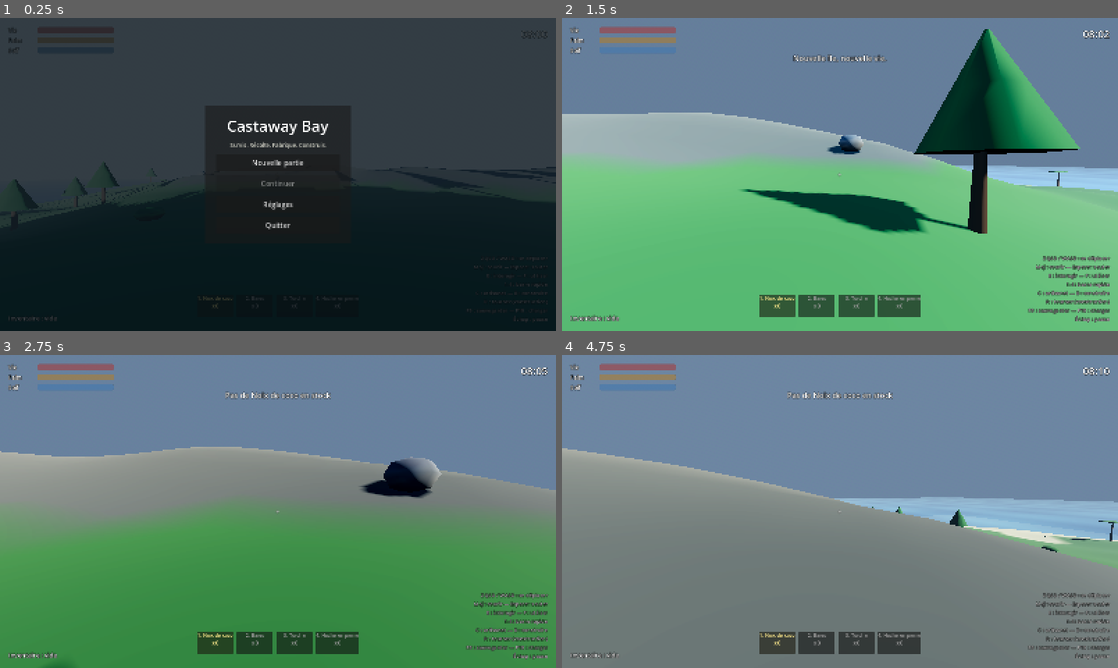
Above: before the commit, frames 1-4 (two rows, left to right).
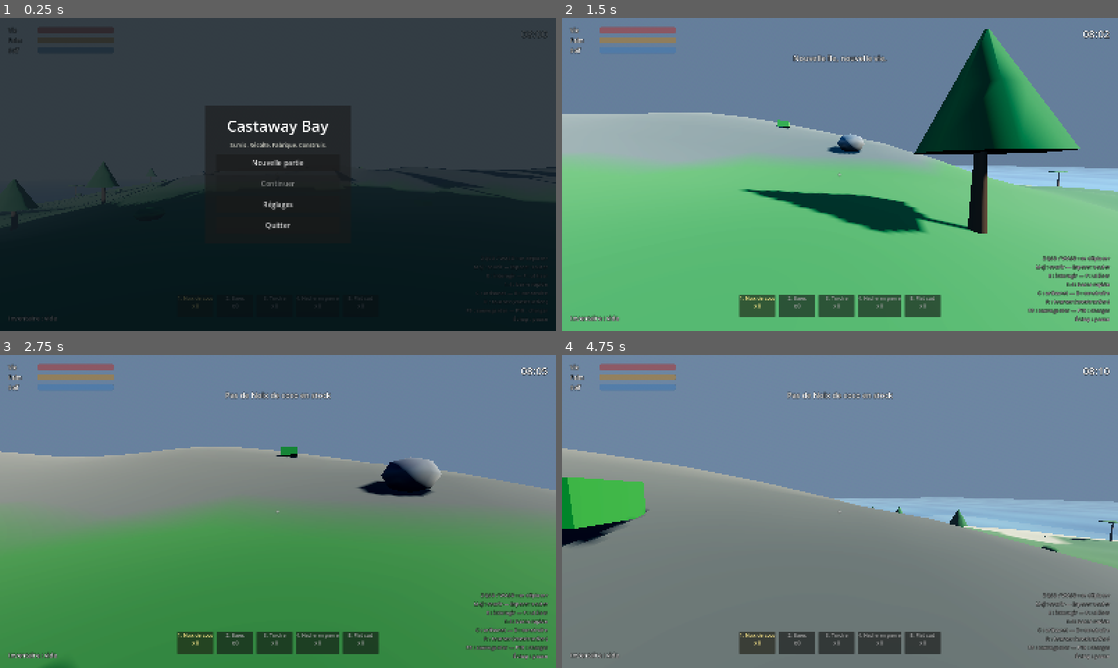
Above: after the commit, the same moments.

Repository: WinnyKing57/castaway-bay
Game: Godot game, scene res://main.tscn
Same seed, same stepped clock (60 frames per second), same inputs: the game is played once before the commit and once after it.
Inputs (mouse positions are in pixels of both pictures, inside the frame that each line leads up to):
- Up to frame 1 (0.25 s): no input
- Up to frame 2 (1.5 s): click "Nouvelle partie" at 0.5 s; tap Enter (ui_accept) at 1.25 s; move the mouse to (867, 174) at 1.27 s; hold W (move_forward) from 1.28 s (still down); hold E (interact) from 1.28 s (still down); click (867, 174) at 1.42 s
- Up to frame 3 (2.75 s): keep holding W (move_forward); tap Space (jump) at 1.52, 2.27 s; tap F (use_item) at 1.55, 2.1 s; move the mouse to (250, 511) at 2.02 s; release E (interact) at 2.03 s; tap E (interact) at 2.3 s
- Up to frame 4 (4.75 s): keep holding W (move_forward); move the mouse to (851, 505) at 2.77 s; hold E (interact) 2.78-3.53 s; tap F (use_item) at 3.05, 4.55 s; move the mouse to (834, 517) at 3.52 s; tap R (rotate_build) at 3.6 s; click (834, 517) at 3.67 s; tap Space (jump) at 3.77, 4.52 s; tap E (interact) at 3.8 s; move the mouse to (878, 514) at 4.27 s; hold Shift (sprint) from 4.28 s (still down)

The runs differ from the first frame. In frame 1, 0.1% of the frame differs, in the area x 11-67%, y 47-93%; in frame 2, 1.2%; in frame 3, 1.3%; in frame 4, 3.6%, in the area x 0-69%, y 39-96%.

Commit message:
Bateau, cultures, cuisine, fatigue, générateur : implémentations gameplay

Diff:
--- a/autoload/game_state.gd
+++ b/autoload/game_state.gd
@@ -16,7 +16,7 @@
 const SAVE_VERSION := 1
 
 ## Objets accessibles depuis la barre rapide (touches 1 à 4).
-var hotbar_items: Array[String] = ["coconut", "berry", "torch", "stone_axe"]
+var hotbar_items: Array[String] = ["coconut", "berry", "torch", "stone_axe", "cooked"]
 var hotbar_index := 0
 
 ## item_id -> quantité
@@ -26,6 +26,7 @@
 	"health": 100.0,
 	"hunger": 100.0,
 	"thirst": 100.0,
+	"fatigue": 100.0,
 }
 
 ## Secondes écoulées depuis minuit dans le monde du jeu.
@@ -35,6 +36,9 @@
 var world_seed := 0
 
 var is_dead := false
+
+## Station de fabrication en cours (ex. "campfire" pour la cuisine).
+var craft_station := ""
 
 
 func _process(delta: float) -> void:
@@ -53,6 +57,14 @@
 		# Récupération lente quand on est rassasié et hydraté.
 		stats.health = minf(100.0, stats.health + delta * 0.6)
 
+	# Fatigue : baisse avec l'activité, se restaure au repos.
+	stats.fatigue = maxf(0.0, stats.fatigue - delta * 0.015)
+	if stats.fatigue >= 100.0 and stats.health > 0.0 and stats.hunger > 60.0 and stats.thirst > 60.0:
+		stats.fatigue = minf(100.0, stats.fatigue + delta * 0.05)
+
+	if stats.fatigue <= 0.0:
+		stats.health = maxf(0.0, stats.health - delta * 0.5)
+
 	if stats.health <= 0.0:
 		is_dead = true
 		died.emit()
@@ -137,6 +149,7 @@
 	stats.hunger = minf(100.0, stats.hunger + data.hunger_restore)
 	stats.thirst = minf(100.0, stats.thirst + data.thirst_restore)
 	stats.health = minf(100.0, stats.health + data.health_restore)
+	stats.fatigue = minf(100.0, stats.fatigue + data.fatigue_restore)
 	remove_item(item_id, 1)
 	Sfx.play_ui("eat")
 	notify("Consommé : %s" % data.display_name)
@@ -146,7 +159,11 @@
 # --- Artisanat --------------------------------------------------------------
 
 func can_craft(recipe: RecipeData) -> bool:
-	return recipe != null and has_items(recipe.inputs)
+	if recipe == null:
+		return false
+	if not recipe.required_station.is_empty() and craft_station != recipe.required_station:
+		return false
+	return has_items(recipe.inputs)
 
 
 func craft(recipe: RecipeData) -> bool:
@@ -163,7 +180,7 @@
 # --- Mort / renaissance -----------------------------------------------------
 
 func respawn() -> void:
-	stats = {"health": 60.0, "hunger": 60.0, "thirst": 60.0}
+	stats = {"health": 60.0, "hunger": 60.0, "thirst": 60.0, "fatigue": 60.0}
 	is_dead = false
 	inventory_changed.emit()
 
@@ -177,7 +194,7 @@
 ## Remet la partie à zéro (nouvelle partie).
 func reset() -> void:
 	inventory.clear()
-	stats = {"health": 100.0, "hunger": 100.0, "thirst": 100.0}
+	stats = {"health": 100.0, "hunger": 100.0, "thirst": 100.0, "fatigue": 100.0}
 	world_time = 8.0 * 3600.0
 	hotbar_index = 0
 	is_dead = false
--- a/autoload/sfx.gd
+++ b/autoload/sfx.gd
@@ -42,6 +42,9 @@
 	_streams["splash"] = _make_splash()
 	_streams["death"] = _make_death()
 	_streams["ui"] = _make_ui()
+
+	# Applique le volume général (réglages persistants) dès le démarrage.
+	AudioServer.set_bus_volume_db(0, linear_to_db(maxf(Settings.master_volume, 0.0001)))
 
 
 func get_stream(sound: String) -> AudioStream:
--- a/data/buildable_data.gd
+++ b/data/buildable_data.gd
@@ -9,8 +9,8 @@
 @export var display_name: String = ""
 @export_multiline var description: String = ""
 
-## foundation | wall | campfire
-@export_enum("foundation", "wall", "campfire") var kind: String = "foundation"
+## foundation | wall | campfire | chest | door | roof | window | furnace | tent | bed
+@export_enum("foundation", "wall", "campfire", "chest", "door", "roof", "window", "furnace", "tent", "bed", "generator") var kind: String = "foundation"
 
 ## item_id -> quantité consommée à la pose
 @export var costs: Dictionary = {}
--- /dev/null
+++ b/data/buildables/bed.tres
@@ -0,0 +1,15 @@
+[gd_resource type="Resource" script_class="BuildableData" load_steps=2 format=3]
+
+[ext_resource type="Script" path="res://data/buildable_data.gd" id="1_buildable"]
+
+[resource]
+script = ExtResource("1_buildable")
+id = "bed"
+display_name = "Lit"
+description = "Un lit simple pour récupérer la fatigue."
+kind = "bed"
+costs = {
+"wood": 4,
+"fiber": 2
+}
+grid_size = 1
--- /dev/null
+++ b/data/buildables/furnace.tres
@@ -0,0 +1,15 @@
+[gd_resource type="Resource" script_class="BuildableData" load_steps=2 format=3]
+
+[ext_resource type="Script" path="res://data/buildable_data.gd" id="1_buildable"]
+
+[resource]
+script = ExtResource("1_buildable")
+id = "furnace"
+display_name = "Four"
+description = "Un four de cuisson et de fusion."
+kind = "furnace"
+costs = {
+"stone": 8,
+"wood": 6
+}
+grid_size = 1
--- /dev/null
+++ b/data/buildables/generator.tres
@@ -0,0 +1,15 @@
+[gd_resource type="Resource" script_class="BuildableData" load_steps=2 format=3]
+
+[ext_resource type="Script" path="res://data/buildable_data.gd" id="1_buildable"]
+
+[resource]
+script = ExtResource("1_buildable")
+id = "generator"
+display_name = "Générateur"
+description = "Un générateur qui alimente les constructions et l'éclairage."
+kind = "generator"
+costs = {
+"wood": 4,
+"stone": 2
+}
+grid_size = 1
--- /dev/null
+++ b/data/buildables/tent.tres
@@ -0,0 +1,15 @@
+[gd_resource type="Resource" script_class="BuildableData" load_steps=2 format=3]
+
+[ext_resource type="Script" path="res://data/buildable_data.gd" id="1_buildable"]
+
+[resource]
+script = ExtResource("1_buildable")
+id = "tent"
+display_name = "Tente"
+description = "Une tente de fortune pour se protéger de la nuit."
+kind = "tent"
+costs = {
+"wood": 8,
+"fiber": 4
+}
+grid_size = 1
--- a/data/item_data.gd
+++ b/data/item_data.gd
@@ -23,3 +23,4 @@
 @export var hunger_restore: float = 0.0
 @export var thirst_restore: float = 0.0
 @export var health_restore: float = 0.0
+@export var fatigue_restore: float = 0.0
--- /dev/null
+++ b/data/items/cloth.tres
@@ -0,0 +1,11 @@
+[gd_resource type="Resource" script_class="ItemData" load_steps=2 format=3]
+
+[ext_resource type="Script" path="res://data/item_data.gd" id="1_item"]
+
+[resource]
+script = ExtResource("1_item")
+id = "cloth"
+display_name = "Tissu"
+description = "Tissu récupéré, utilisé pour le rangement, les outils et les vêtements."
+category = "outil"
+max_stack = 99
--- /dev/null
+++ b/data/items/cooked.tres
@@ -0,0 +1,16 @@
+[gd_resource type="Resource" script_class="ItemData" load_steps=2 format=3]
+
+[ext_resource type="Script" path="res://data/item_data.gd" id="1_item"]
+
+[resource]
+script = ExtResource("1_item")
+id = "cooked"
+display_name = "Plat cuit"
+description = "Plat chaud préparé à partir d'ingrédients frais."
+category = "nourriture"
+max_stack = 10
+is_consumable = true
+hunger_restore = 35.0
+thirst_restore = 5.0
+health_restore = 5.0
+fatigue_restore = 8.0
--- /dev/null
+++ b/data/items/electronics.tres
@@ -0,0 +1,12 @@
+[gd_resource type="Resource" script_class="ItemData" load_steps=2 format=3]
+
+[ext_resource type="Script" path="res://data/item_data.gd" id="1_item"]
+
+[resource]
+script = ExtResource("1_item")
+id = "electronics"
+display_name = "Électronique"
+description = "Composants électroniques pour ateliers et réparations avancées."
+category = "outil"
+max_stack = 50
+value = 60
--- /dev/null
+++ b/data/items/fuel.tres
@@ -0,0 +1,12 @@
+[gd_resource type="Resource" script_class="ItemData" load_steps=2 format=3]
+
+[ext_resource type="Script" path="res://data/item_data.gd" id="1_item"]
+
+[resource]
+script = ExtResource("1_item")
+id = "fuel"
+display_name = "Carburant"
+description = "Bouteille de carburant pour le bateau."
+category = "divers"
+max_stack = 10
+value = 15
--- /dev/null
+++ b/data/items/meat.tres
@@ -0,0 +1,14 @@
+[gd_resource type="Resource" script_class="ItemData" load_steps=2 format=3]
+
+[ext_resource type="Script" path="res://data/item_data.gd" id="1_item"]
+
+[resource]
+script = ExtResource("1_item")
+id = "meat"
+display_name = "Viande"
+description = "Viande fraîche cueillie à la chasse."
+category = "nourriture"
+max_stack = 10
+is_consumable = true
+hunger_restore = 30.0
+thirst_restore = 2.0
--- /dev/null
+++ b/data/items/metal.tres
@@ -0,0 +1,12 @@
+[gd_resource type="Resource" script_class="ItemData" load_steps=2 format=3]
+
+[ext_resource type="Script" path="res://data/item_data.gd" id="1_item"]
+
+[resource]
+script = ExtResource("1_item")
+id = "metal"
+display_name = "Métal"
+description = "Minerai de fer récupéré sur l'île, utilisé pour réparer le bateau."
+category = "ressource"
+max_stack = 99
+value = 25
--- /dev/null
+++ b/data/recipes/cooked.tres
@@ -0,0 +1,18 @@
+[gd_resource type="Resource" script_class="RecipeData" load_steps=2 format=3]
+
+[ext_resource type="Script" path="res://data/recipe_data.gd" id="1_recipe"]
+
+[resource]
+script = ExtResource("1_recipe")
+id = "cooked"
+display_name = "Ragoût"
+description = "Un ragoût mijoté de viande et de baies."
+inputs = {
+"meat": 2,
+"berry": 2
+}
+outputs = {
+"cooked": 1
+}
+craft_time = 8.0
+required_station = "campfire"
--- a/player/player.gd
+++ b/player/player.gd
@@ -37,6 +37,7 @@
 var _torch_light: OmniLight3D
 var _swimming := false
 var _step_timer := 0.0
+var _in_boat := false
 
 
 func _ready() -> void:
@@ -87,6 +88,8 @@
 
 
 func _physics_process(delta: float) -> void:
+	if _in_boat:
+		return
 	var was_swimming := _swimming
 	# Hystérésis : on entre dans l'eau plus profond qu'on n'en sort.
 	var depth := WATER_LEVEL - global_position.y
@@ -129,6 +132,14 @@
 
 
 ## Vrai quand le joueur nage (l'eau lui arrive au-dessus de la taille).
+func enter_boat() -> void:
+	_in_boat = true
+
+
+func exit_boat() -> void:
+	_in_boat = false
+
+
 func is_swimming() -> bool:
 	return _swimming
 
--- a/systems/construction.gd
+++ b/systems/construction.gd
@@ -133,6 +133,8 @@
 	var cell := Vector2i(floori(position.x), floori(position.z))
 	_spawn(data.kind, data.id, position, _ghost.rotation.y)
 	_occupied[_cell_key(data.kind, cell)] = true
+	if data.kind == "campfire" or data.kind == "furnace":
+		GameState.craft_station = "campfire" if data.kind == "campfire" else "furnace"
 	Sfx.play("build", position)
 	GameState.notify("Construit : %s" % data.display_name)
 
--- /dev/null
+++ b/world/boat.gd
@@ -0,0 +1,88 @@
+class_name Boat
+extends CharacterBody3D
+## Bateau du portage d'Ocean Is Home : locomotion sur l'eau.
+##
+## Physique simple : le bateau est propulsé par l'utilisateur via les actions
+## de la barre rapide / de déplacement, et consomme du carburant.
+
+const SPEED := 5.0
+const TURN_SPEED := 2.5
+const FUEL_MAX := 30.0
+const FUEL_PER_ITEM := 30.0
+const FUEL_ITEM_ID := "fuel"
+const METAL_ITEM_ID := "metal"
+
+var fuel := FUEL_MAX
+var metal := 0
+var _controlled := false
+var _player: Node3D = null
+
+
+func _ready() -> void:
+	collision_layer = 1
+	collision_mask = 0
+	var shape := CollisionShape3D.new()
+	var capsule := CapsuleShape3D.new()
+	capsule.radius = 0.9
+	capsule.height = 2.4
+	shape.shape = capsule
+	add_child(shape)
+
+
+func _physics_process(_delta: float) -> void:
+	if not _controlled:
+		velocity = Vector3.ZERO
+		return
+	if global_position.y > 0.0:
+		velocity = Vector3.ZERO
+		return
+	var input := Input.get_vector("move_forward", "move_backward", "move_left", "move_right")
+	var direction := (transform.basis * Vector3(input.x, 0.0, input.y)).normalized()
+	if direction.length() > 0.0 and fuel > 0.0:
+		velocity = direction * SPEED
+		fuel = maxf(0.0, fuel - _delta * 5.0)
+		if fuel <= 0.0 and GameState.get_item_count(FUEL_ITEM_ID) > 0:
+			GameState.remove_item(FUEL_ITEM_ID, 1)
+			fuel = FUEL_MAX
+	else:
+		velocity = Vector3.ZERO
+	move_and_slide()
+	if _player is CharacterBody3D:
+		(_player as CharacterBody3D).velocity = velocity
+
+
+func interact(player: Node) -> void:
+	if not _controlled and fuel <= 0.0 and GameState.get_item_count(METAL_ITEM_ID) > 0:
+		repair()
+		return
+	_controlled = not _controlled
+	_player = player if is_instance_valid(player) else null
+	if not _controlled:
+		if _player is CharacterBody3D:
+			(_player as CharacterBody3D).exit_boat()
+		_player = null
+		return
+	if fuel <= 0.0 and GameState.get_item_count(FUEL_ITEM_ID) <= 0:
+		_controlled = false
+		GameState.notify("Bateau : carburant insuffisant")
+		return
+	if _player is CharacterBody3D:
+		(_player as CharacterBody3D).enter_boat()
+
+
+func get_interaction_prompt() -> String:
+	if not _controlled:
+		if fuel <= 0.0 and GameState.get_item_count(METAL_ITEM_ID) > 0:
+			return "Réparer le bateau"
+		return "Monter à bord"
+	if fuel <= 0.0:
+		return "Pas de carburant"
+	return "Descendre"
+
+
+func repair() -> void:
+	if metal > 0 and GameState.get_item_count(METAL_ITEM_ID) > 0:
+		GameState.remove_item(METAL_ITEM_ID, 1)
+		metal -= 1
+		fuel = FUEL_MAX
+		GameState.notify("Bateau réparé")
--- a/world/buildable.gd
+++ b/world/buildable.gd
@@ -61,6 +61,14 @@
 			_build_chest()
 		"campfire":
 			_build_campfire()
+		"furnace":
+			_build_furnace()
+		"tent":
+			_build_tent()
+		"bed":
+			_build_bed()
+		"generator":
+			_build_generator()
 		_:
 			_build_foundation()
 
@@ -146,6 +154,71 @@
 	_add_collision_box(Vector3(1.0, 0.6, 1.0), Vector3(0.0, 0.3, 0.0))
 
 
+func _build_furnace() -> void:
+	_add_box(Vector3(1.1, 2.2, 0.9), Vector3(0.0, 1.1, 0.0), Color(0.5, 0.48, 0.45))
+	var chimney := MeshInstance3D.new()
+	var chimney_mesh := BoxMesh.new()
+	chimney_mesh.size = Vector3(0.25, 1.6, 0.25)
+	chimney.mesh = chimney_mesh
+	chimney.position = Vector3(0.3, 2.9, 0.0)
+	chimney.material_override = _make_material(Color(0.55, 0.5, 0.42))
+	add_child(chimney)
+	var glow := MeshInstance3D.new()
+	var glow_mesh := SphereMesh.new()
+	glow_mesh.radius = 0.22
+	glow_mesh.height = 0.5
+	glow_mesh.radial_segments = 6
+	glow_mesh.rings = 3
+	glow.mesh = glow_mesh
+	glow.position = Vector3(0.3, 3.4, 0.0)
+	var glow_material := StandardMaterial3D.new()
+	glow_material.albedo_color = Color(1.0, 0.75, 0.45)
+	glow_material.emission_enabled = true
+	glow_material.emission = Color(1.0, 0.6, 0.25)
+	glow_material.emission_energy_multiplier = 4.0
+	glow.material_override = glow_material
+	add_child(glow)
+	_add_collision_box(Vector3(1.1, 2.2, 0.9), Vector3(0.0, 1.1, 0.0))
+
+
+func _build_tent() -> void:
+	var canvas := MeshInstance3D.new()
+	var prism := PrismMesh.new()
+	prism.size = Vector3(2.0, 1.0, 1.6)
+	canvas.mesh = prism
+	canvas.position = Vector3(0.0, 0.9, 0.0)
+	canvas.rotation = Vector3(deg_to_rad(45.0), 0.0, 0.0)
+	canvas.material_override = _make_material(Color(0.6, 0.45, 0.3))
+	add_child(canvas)
+	_add_collision_box(Vector3(2.0, 1.0, 1.6), Vector3(0.0, 0.5, 0.0))
+
+
+func _build_bed() -> void:
+	_add_box(Vector3(1.8, 0.35, 0.6), Vector3(0.0, 0.35, 0.0), Color(0.42, 0.3, 0.2))
+	_add_box(Vector3(1.7, 0.25, 0.5), Vector3(0.0, 0.7, 0.0), Color(0.75, 0.68, 0.58))
+
+
+func _build_generator() -> void:
+	_add_box(Vector3(1.0, 1.0, 0.8), Vector3(0.0, 0.5, 0.0), Color(0.45, 0.44, 0.42))
+	var pole := MeshInstance3D.new()
+	var pole_mesh := CylinderMesh.new()
+	pole_mesh.top_radius = 0.06
+	pole_mesh.bottom_radius = 0.06
+	pole_mesh.height = 2.2
+	pole_mesh.radial_segments = 6
+	pole.mesh = pole_mesh
+	pole.position = Vector3(0.4, 1.1, 0.0)
+	pole.material_override = _make_material(Color(0.35, 0.34, 0.32))
+	add_child(pole)
+	var light := OmniLight3D.new()
+	light.light_color = Color(1.0, 0.9, 0.7)
+	light.light_energy = 2.0
+	light.omni_range = 6.0
+	light.position = Vector3(0.0, 1.2, 0.0)
+	add_child(light)
+	_add_collision_box(Vector3(1.0, 1.0, 0.8), Vector3(0.0, 0.5, 0.0))
+
+
 func _add_box(size: Vector3, offset: Vector3, color: Color) -> void:
 	var mesh_instance := MeshInstance3D.new()
 	var box := BoxMesh.new()
--- /dev/null
+++ b/world/crop.gd
@@ -0,0 +1,72 @@
+class_name Crop
+extends StaticBody3D
+## Culture du portage d'Ocean Is Home : plantation, croissance, récolte.
+
+const GROWTH_SECONDS := 90.0
+const SEED_ITEM_ID := "seed"
+
+@export var item_id: String = "berry"
+
+var progress := 0.0
+var _planted := false
+var _visual: MeshInstance3D
+
+
+func _ready() -> void:
+	collision_layer = 1
+	collision_mask = 0
+	var shape := CollisionShape3D.new()
+	var box := BoxShape3D.new()
+	box.size = Vector3(1.0, 0.2, 1.0)
+	shape.shape = box
+	add_child(shape)
+
+	var visual := MeshInstance3D.new()
+	var box_mesh := BoxMesh.new()
+	box_mesh.size = Vector3(1.0, 0.5, 1.0)
+	visual.mesh = box_mesh
+	visual.position = Vector3(0.0, 0.25, 0.0)
+	visual.material_override = _make_material(Color(0.2, 0.55, 0.2))
+	add_child(visual)
+	_visual = visual
+
+
+func get_interaction_prompt() -> String:
+	if not _planted:
+		return "Cultiver : %s (E)" % GameState.display_name(SEED_ITEM_ID)
+	if progress < GROWTH_SECONDS:
+		return "En croissance…"
+	return "Récolter : %s (E)" % GameState.display_name(item_id)
+
+
+func interact(_player: Node) -> void:
+	if not _planted:
+		if GameState.get_item_count(SEED_ITEM_ID) > 0:
+			GameState.remove_item(SEED_ITEM_ID, 1)
+			_planted = true
+			progress = 0.0
+			GameState.notify("Culture plantée")
+		return
+	if progress < GROWTH_SECONDS:
+		return
+	GameState.add_item(item_id, 1)
+	_planted = false
+	progress = 0.0
+	GameState.notify("Récolte")
+
+
+func _make_material(color: Color) -> StandardMaterial3D:
+	var material := StandardMaterial3D.new()
+	material.albedo_color = color
+	material.roughness = 1.0
+	material.metallic = 0.0
+	return material
+
+
+func _process(delta: float) -> void:
+	if not _planted:
+		return
+	progress += delta
+	if _visual != null:
+		var growth := clampf(progress / GROWTH_SECONDS, 0.0, 1.0)
+		_visual.scale = Vector3(1.0, 0.2 + 0.9 * growth, 1.0)
--- a/world/harvestable.gd
+++ b/world/harvestable.gd
@@ -7,7 +7,7 @@
 ## Le butin est un dictionnaire item_id -> quantité, pour pouvoir donner
 ## plusieurs objets d'un coup (un palmier donne du bois ET une noix de coco).
 
-@export_enum("arbre", "palmier", "rocher", "buisson") var kind: String = "arbre"
+@export_enum("arbre", "palmier", "rocher", "buisson", "seed", "fer", "argile") var kind: String = "arbre"
 
 ## Temps de repousse : une ressource récoltée redevient disponible après
 ## ce délai, ce qui évite d'épuiser l'île lors d'une longue partie.
@@ -36,6 +36,12 @@
 		"seed":
 			_loot = {"seed": 2}
 			_build_seed()
+		"fer":
+			_loot = {"metal": 2}
+			_build_metal()
+		"argile":
+			_loot = {"clay": 3}
+			_build_clay()
 		_:
 			_loot = {"wood": 4}
 			_build_tree()
@@ -170,6 +176,31 @@
 	_add_box_collision(Vector3(1.5, 0.9, 1.4), Vector3(0.0, 0.45, 0.0))
 
 
+func _build_metal() -> void:
+	var rock := MeshInstance3D.new()
+	var rock_mesh := SphereMesh.new()
+	rock_mesh.radius = 0.7
+	rock_mesh.height = 1.4
+	rock_mesh.radial_segments = 7
+	rock_mesh.rings = 3
+	rock.mesh = rock_mesh
+	rock.position.y = 0.5
+	rock.material_override = _make_material(Color(0.4, 0.38, 0.36))
+	add_child(rock)
+	_add_box_collision(Vector3(1.4, 1.0, 1.4), Vector3(0.0, 0.5, 0.0))
+
+
+func _build_clay() -> void:
+	var patch := MeshInstance3D.new()
+	var patch_mesh := BoxMesh.new()
+	patch_mesh.size = Vector3(1.6, 0.5, 1.6)
+	patch.mesh = patch_mesh
+	patch.position.y = 0.25
+	patch.material_override = _make_material(Color(0.6, 0.55, 0.45))
+	add_child(patch)
+	_add_box_collision(Vector3(1.6, 0.5, 1.6), Vector3(0.0, 0.25, 0.0))
+
+
 func _add_trunk(height: float, top_radius: float, bottom_radius: float) -> void:
 	var trunk := MeshInstance3D.new()
 	var trunk_mesh := CylinderMesh.new()
--- a/world/island.gd
+++ b/world/island.gd
@@ -36,6 +36,8 @@
 
 	_build_terrain()
 	_spawn_props()
+	_spawn_boat()
+	_spawn_crops()
 
 
 ## Détruit le monde et le reconstruit avec une autre graine (chargement).
@@ -179,9 +181,12 @@
 			continue
 
 		var prop: Harvestable = scene.instantiate()
-		if height < 4.0:
-			# Bord de plage : palmiers, buissons, graines.
+		if height < 1.5:
+			prop.kind = "argile"
+		elif height < 4.0:
 			prop.kind = "palmier" if rng.randf() < 0.6 else ("seed" if rng.randf() < 0.3 else "buisson")
+		elif height > 12.0:
+			prop.kind = "fer"
 		elif height > 9.0:
 			prop.kind = "rocher"
 		elif rng.randf() < 0.55:
@@ -193,3 +198,32 @@
 		prop.rotation.y = rng.randf() * TAU
 		add_child(prop)
 		placed += 1
+
+
+func _spawn_boat() -> void:
+	var boat := Boat.new()
+	boat.name = "Boat"
+	boat.position = Vector3(0.0, -2.0, 0.0)
+	add_child(boat)
+
+
+func _spawn_crops() -> void:
+	var count := 6
+	var rng := RandomNumberGenerator.new()
+	rng.seed = 9876543
+	var placed := 0
+	var attempts := 0
+	while placed < count and attempts < 2000:
+		attempts += 1
+		var angle := rng.randf() * TAU
+		var radius := sqrt(rng.randf()) * ISLAND_SIZE * 0.44
+		var x := cos(angle) * radius
+		var z := sin(angle) * radius
+		var height := get_height_at(x, z)
+		if height < 4.0:
+			continue
+		var crop := Crop.new()
+		crop.item_id = "berry"
+		crop.position = Vector3(x, height, z)
+		add_child(crop)
+		placed += 1
Not shown, added: world/boat.gd.uid
Not shown, added: world/crop.gd.uid
Not shown, changed: run.sh
